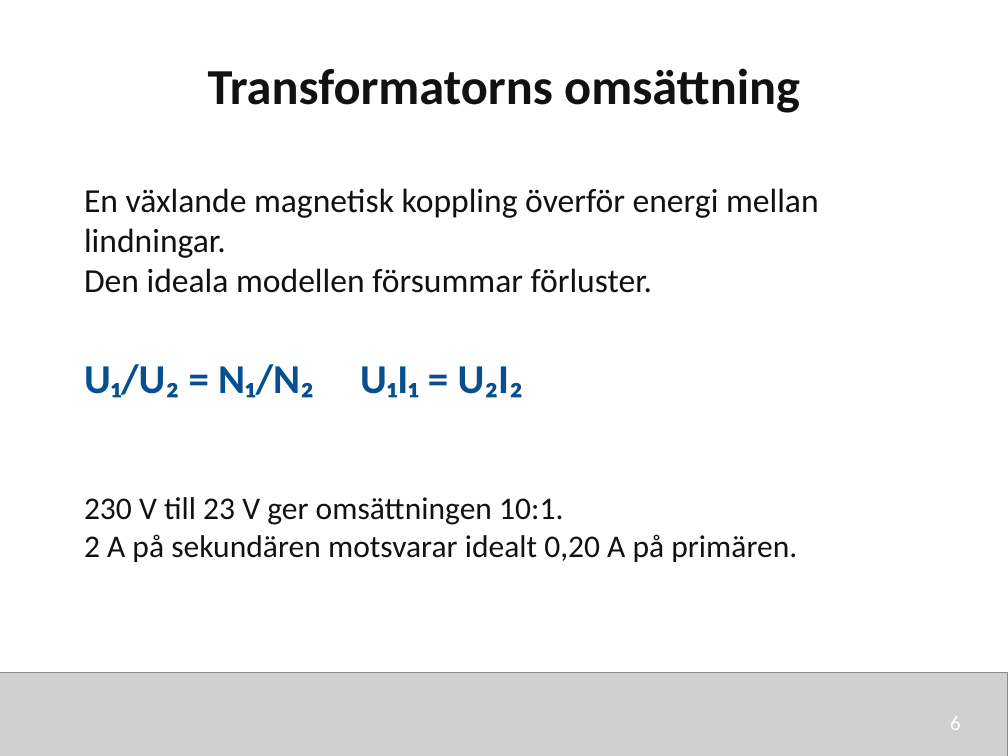
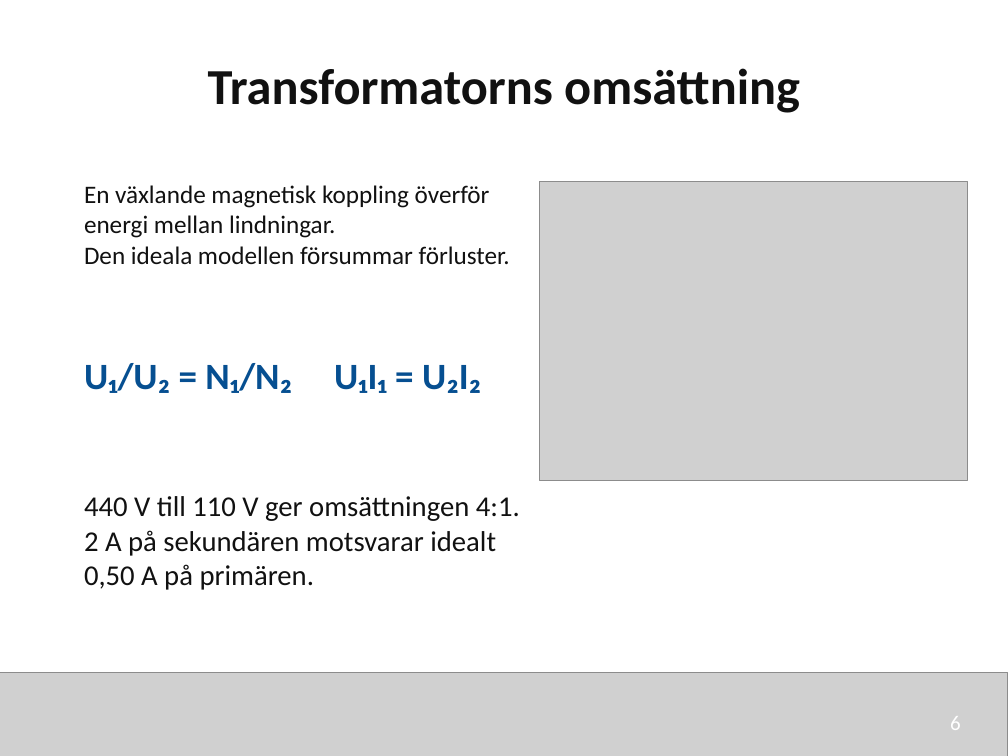
Before and after one commit to nj22az/nj22az.github.io, a slide deck: slide 6 of sjoskolan/vecka-43/aktuell/v43_02_Transformatorer_och_motorer_elev.pptx. Drawn at 1008x756 pixels with LibreOffice and Linux fonts; fonts in the diff are those of the drawing; grey boxes stand for pictures. Boxes give left, top, right and bottom in pixels: in the first picture for what was removed or moved away, otherwise in the second. Text is boxed around its words. In the diff, an @@ line names an element or a change of style, - is before the commit and + after.

```diff
--- a/sjoskolan/vecka-43/aktuell/v43_02_Transformatorer_och_motorer_elev.pptx
+++ b/sjoskolan/vecka-43/aktuell/v43_02_Transformatorer_och_motorer_elev.pptx
@@ text "En växlande magnetisk koppling överför ..." at [84,185,510,265]: size 24 to 18 pt @@
@@ picture added at [539,181,968,480] @@
@@ text "U₁/U₂ = N₁/N₂ U₁I₁ = ..." at [84,363,481,393]: size 29.2 to 26.5 pt @@
@@ text at [84,496,520,590]: text changed; size 22.5 to 20.5 pt @@
-230 V till 23 V ger omsättningen 10:1.
-2 A på sekundären motsvarar idealt 0,20 A på primären.
+440 V till 110 V ger omsättningen 4:1.
+2 A på sekundären motsvarar idealt 0,50 A på primären.
```
Also in this commit, not shown: 10 other slides changed, 14 other files.
